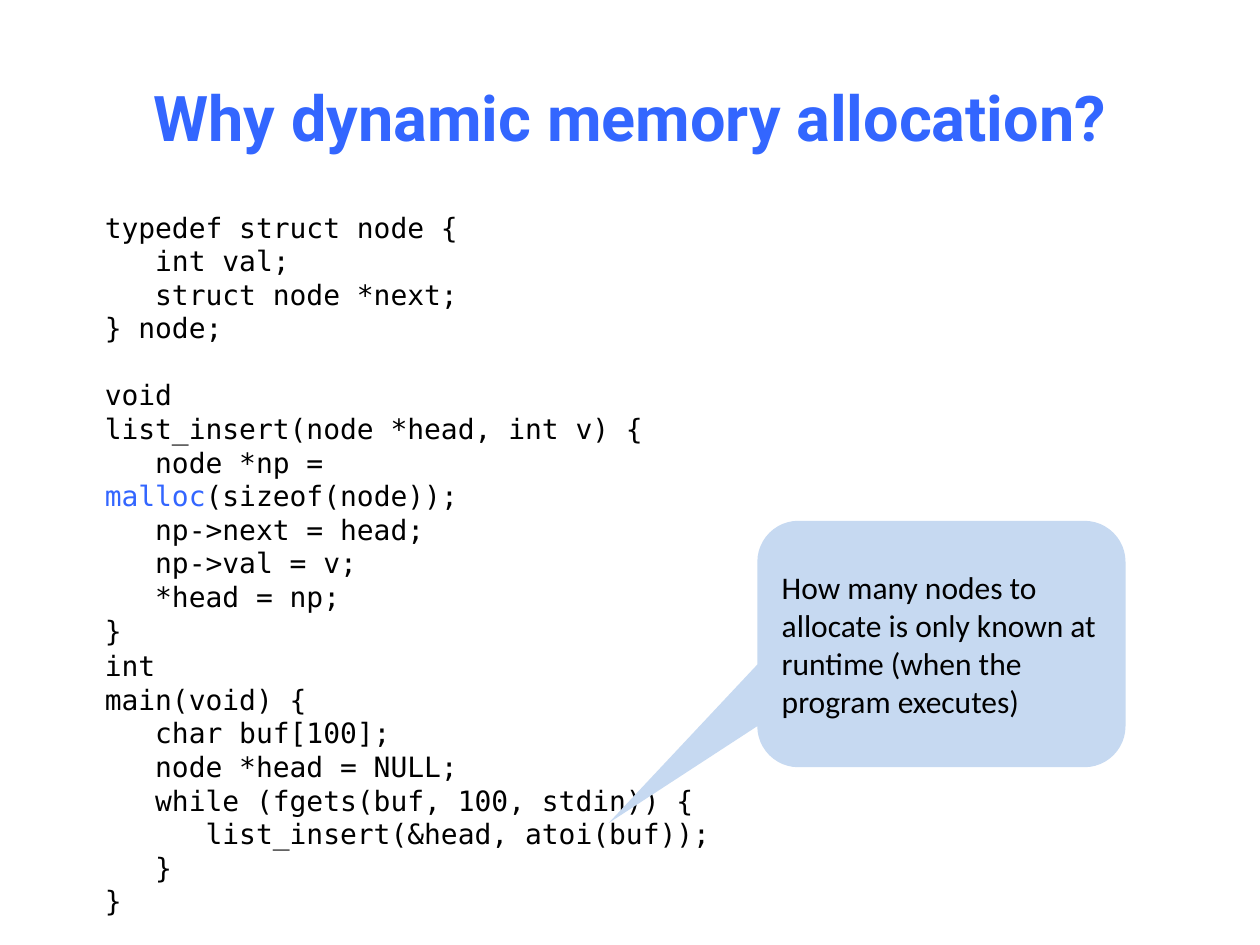
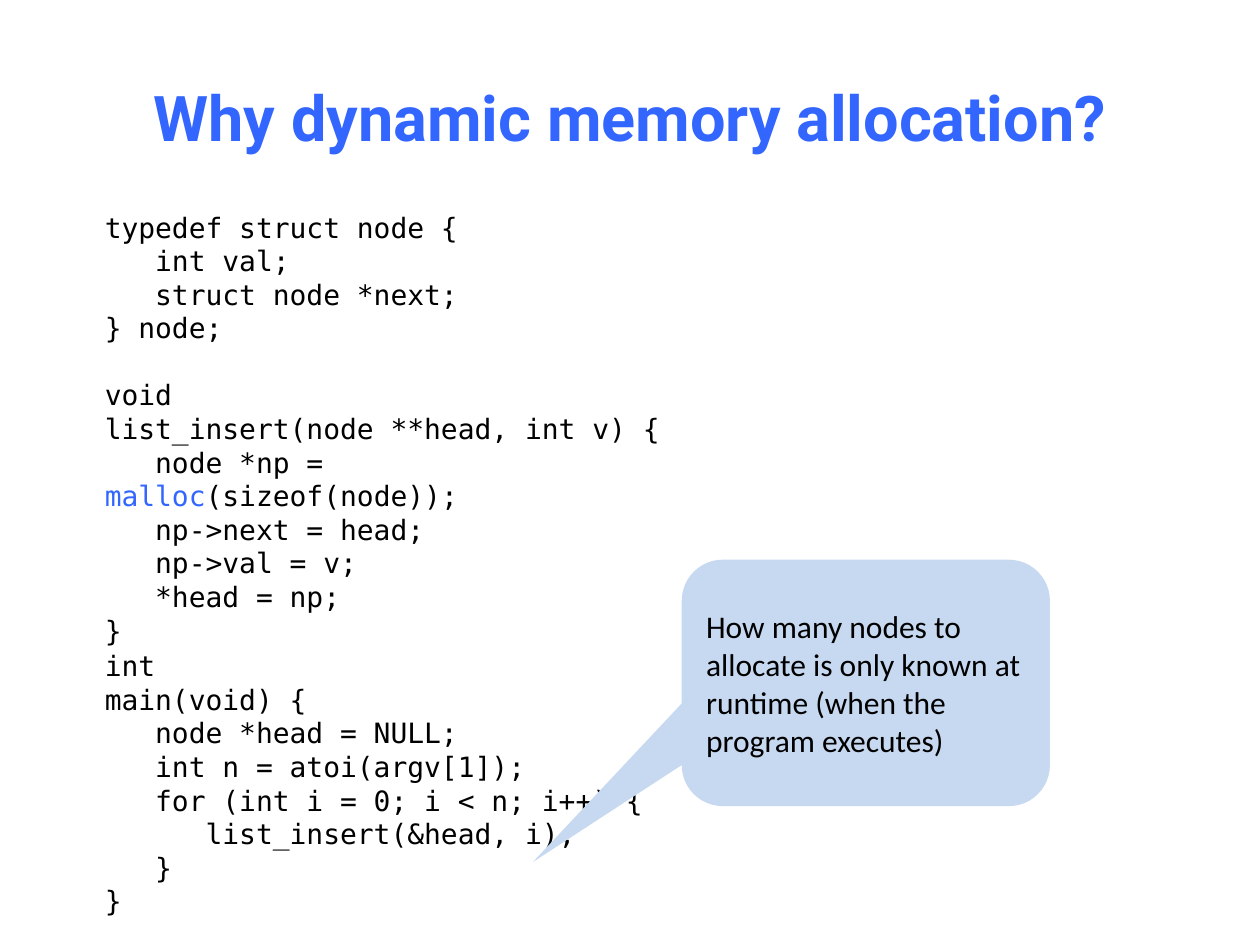
Before and after one commit to NYU-CSO/nyu-cso.github.io, a slide deck: slide 2 of notes/14-Dynamic_Allocator.pptx. Drawn at 1260x945 pixels with LibreOffice and Linux fonts; fonts in the diff are those of the drawing. Boxes give left, top, right and bottom in pixels: in the first picture for what was removed or moved away, otherwise in the second. Text is boxed around its words. In the diff, an @@ line names an element or a change of style, - is before the commit and + after.

```diff
--- a/notes/14-Dynamic_Allocator.pptx
+++ b/notes/14-Dynamic_Allocator.pptx
@@ text at <box>105,417,626,446</box>: text changed @@
-list_insert(node *head, int v) {
+list_insert(node **head, int v) {
@@ rounded speech box "How many nodes to allocate ...": place and size @@
-rounded speech box "How many nodes to allocate ..." at <box>757,520,1125,767</box>
+rounded speech box "How many nodes to allocate ..." at <box>682,559,1050,806</box>
@@ text at <box>155,721,390,747</box>: paragraph removed @@
-char buf[100];
@@ text at <box>155,755,609,851</box>: text changed @@
-while (fgets(buf, 100, stdin)) {
-list_insert(&head, atoi(buf));
+int n = atoi(argv[1]);
+for (int i = 0; i < n; i++) {
+list_insert(&head, i);
```
Also in this commit, not shown: 14 other slides changed, 5 slides added, 5 slides removed, 3 other files.
